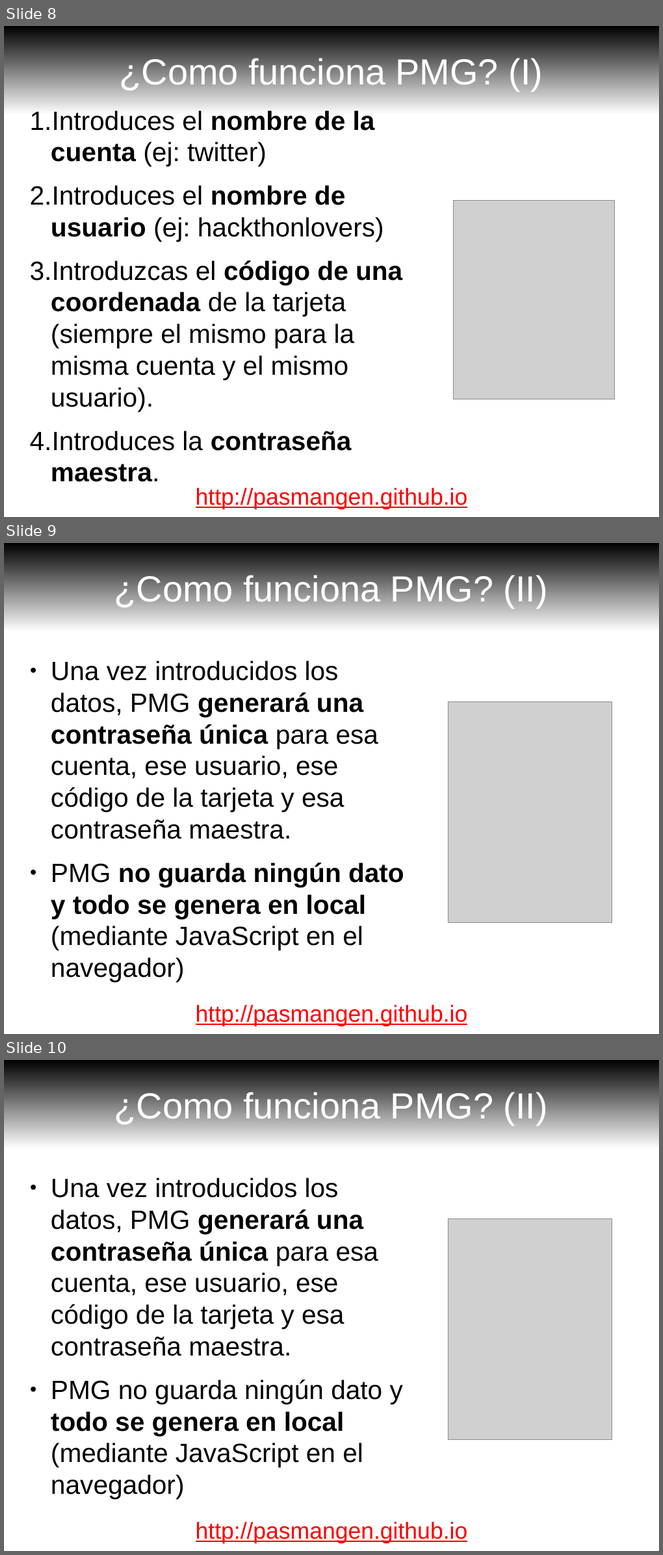
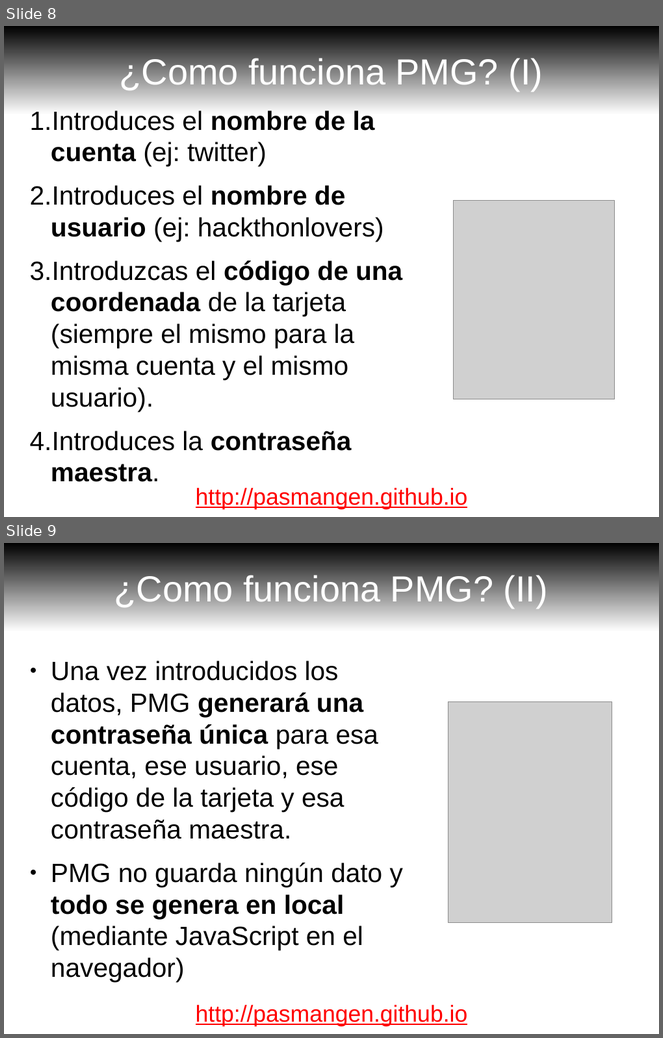
Before and after one commit to pasmangen/pasmangen.github.io, a slide deck: slides/pmg-password-manager-generator-es.odp. Shown one above the other, each under a label of ours: slides 8, 9 and 10 before the commit, slides 8 and 9 after it. The pictures are 663x1555 and 663x1038 pixels, drawn with LibreOffice and Linux fonts; fonts in the diff are those of the drawing; grey boxes stand for pictures. Boxes give left, top, right and bottom in pixels: in the first picture for what was removed or moved away, otherwise in the second. Text is boxed around its words. In the diff, an @@ line names an element or a change of style, - is before the commit and + after.

```diff
--- a/slides/pmg-password-manager-generator-es.odp
+++ b/slides/pmg-password-manager-generator-es.odp
@@ slide 9 removed at [4,543,659,1034], background #FFFFFF @@
@@ title removed at [114,573,548,608] @@
-¿Como funciona PMG? (II)
@@ text removed at [51,661,404,982] @@
-● Una vez introducidos los datos, PMG generará una contraseña única para esa cuenta, ese usuario, ese código de la tarjeta y esa contraseña maestra.
-● PMG no guarda ningún dato y todo se genera en local (mediante JavaScript en el navegador)
@@ picture removed at [449,702,612,923] @@
@@ text removed at [196,1005,468,1027] @@
-http://pasmangen.github.io
@@ what was slide 10 is now slide 9 @@
```
Also in this commit, not shown: 3 other files.
